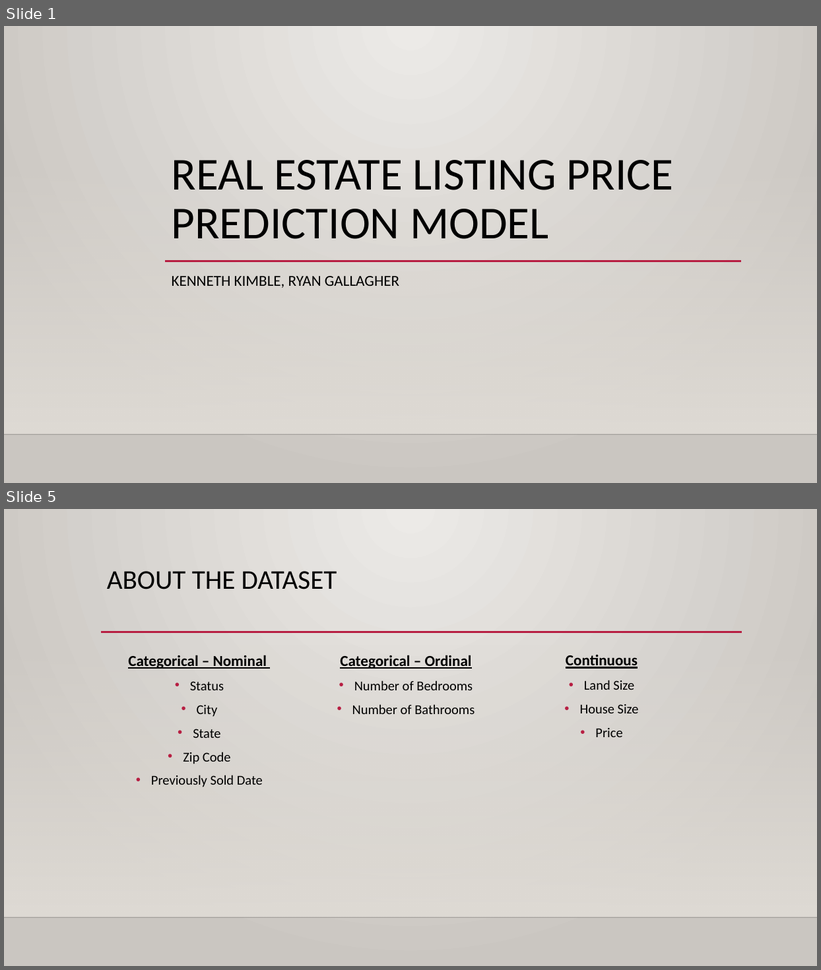
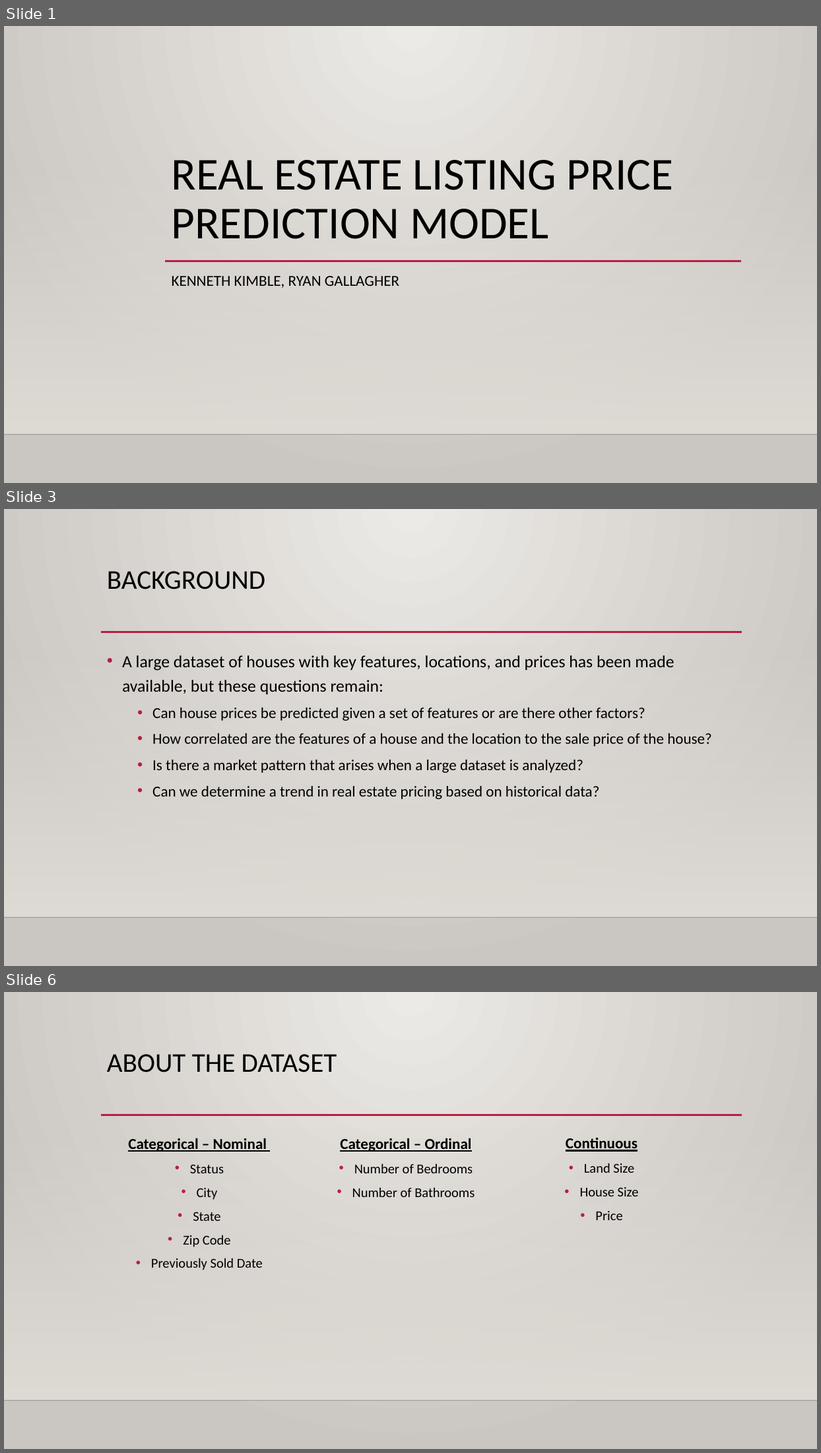
Before and after one commit to rygall/cs613_project, a slide deck: USA Real Estate Price Prediction_ryanedits.pptx. Shown one above the other, each under a label of ours: slides 1 and 5 before the commit, slides 1, 3 and 6 after it; the slides between them are not shown. The pictures are 821x970 and 821x1453 pixels, drawn with LibreOffice and Linux fonts; fonts in the diff are those of the drawing; background and template pictures are left out. Boxes give left, top, right and bottom in pixels: in the first picture for what was removed or moved away, otherwise in the second. Text is boxed around its words. In the diff, an @@ line names an element or a change of style, - is before the commit and + after.

```diff
--- a/USA Real Estate Price Prediction_ryanedits.pptx
+++ b/USA Real Estate Price Prediction_ryanedits.pptx
@@ slide 3 added at (4, 509, 817, 966), background gradient #ECEAE7 to #CAC7C1; not listed: 3 template elements that a slide beside it also shows @@
@@ title added at (107, 571, 265, 590), 32 pt, text #000000 @@
+BACKGROUND
@@ text added at (122, 656, 712, 799), 18 pt, text #000000 @@
+• A large dataset of houses with key features, locations, and prices has been made available, but these questions remain:
+  • Can house prices be predicted given a set of features or are there other factors?
+  • How correlated are the features of a house and the location to the sale price of the house?
+  • Is there a market pattern that arises when a large dataset is analyzed?
+  • Can we determine a trend in real estate pricing based on historical data?
@@ what was slide 5 is now slide 6 @@
```
Also in this commit, not shown: 4 slides changed.
